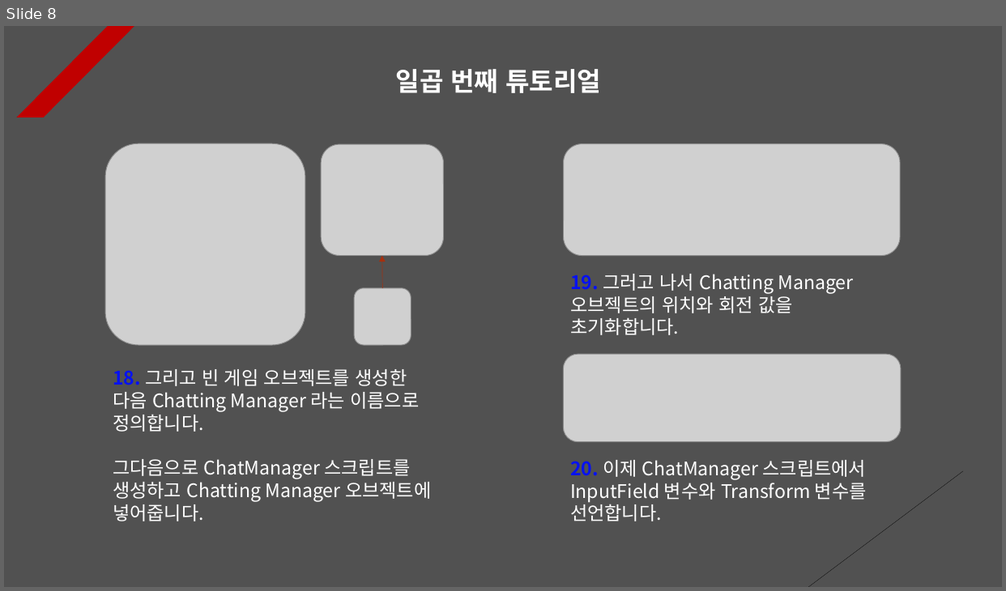
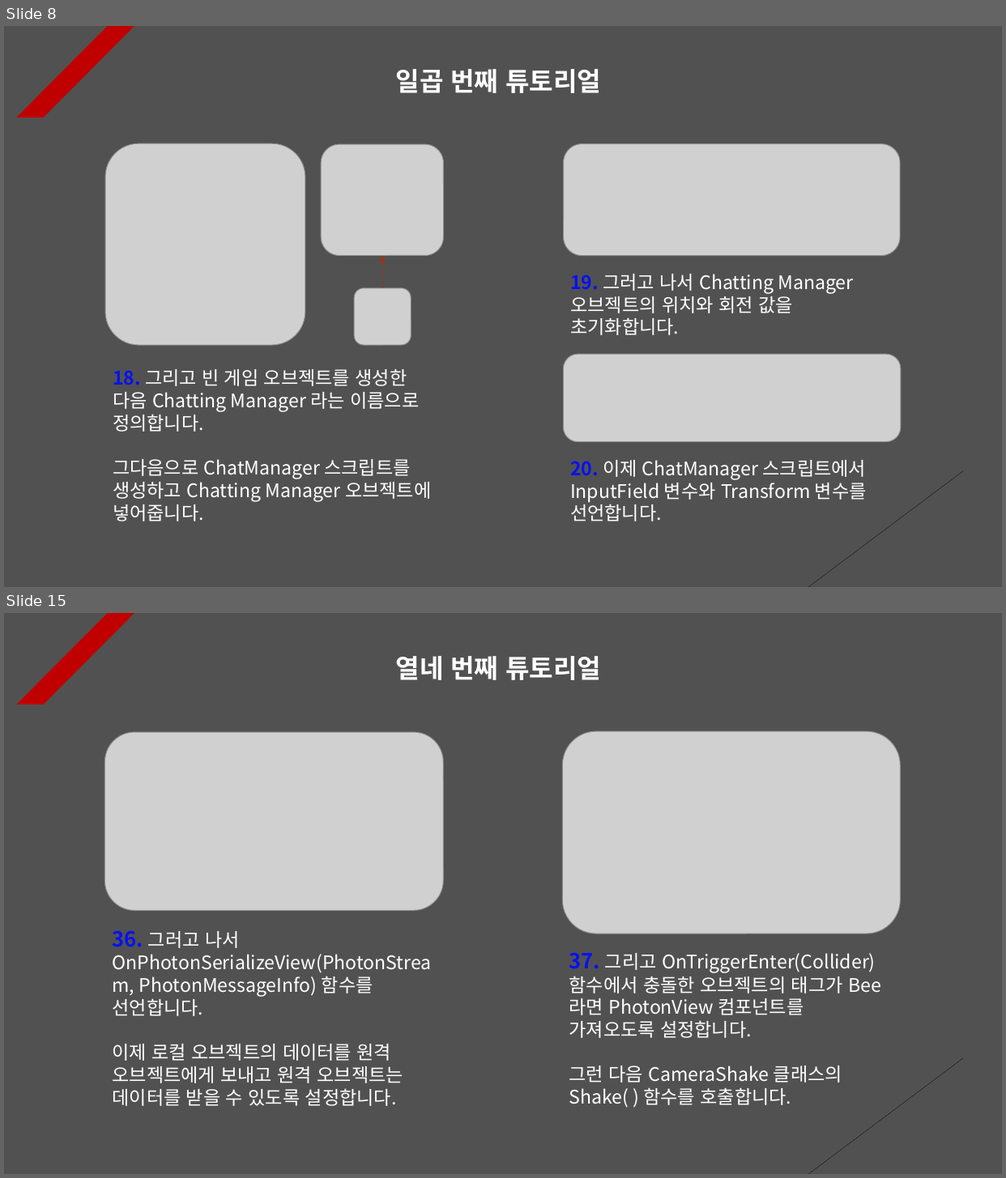
Before and after one commit to Unity2033/3D-UnityEngine, a slide deck: Assets/Class/Photon Server/PPT Data/Photon RPC.pptx. Shown one above the other, each under a label of ours: slide 8 before the commit, slides 8 and 15 after it; the slides between them are not shown. The pictures are 1006x591 and 1006x1178 pixels, drawn with LibreOffice and Linux fonts; fonts in the diff are those of the drawing; grey boxes stand for pictures. Boxes give left, top, right and bottom in pixels: in the first picture for what was removed or moved away, otherwise in the second. Text is boxed around its words. In the diff, an @@ line names an element or a change of style, - is before the commit and + after.

Commit message:
Photon Server Renewal
- Photon PPT Data Update

- Added mouse lock function and
  disable function

- Photon communication cycle
  setting

- Solving the problem of exceeding
  string by specifying how many times
  text can be entered

```diff
--- a/Assets/Class/Photon Server/PPT Data/Photon RPC.pptx
+++ b/Assets/Class/Photon Server/PPT Data/Photon RPC.pptx
@@ slide 15 added at bbox=[4, 613, 1002, 1174], background #515151; not listed: 2 template elements that a slide beside it also shows @@
@@ text added at bbox=[396, 656, 601, 680], 25 pt, text #FFFFFF, bold @@
+열네 번째 튜토리얼
@@ picture added at bbox=[105, 732, 444, 910] @@
@@ picture added at bbox=[562, 731, 900, 934] @@
@@ text added at bbox=[113, 931, 432, 1106], 18 pt, text #FFFFFF @@
+36. 그러고 나서 OnPhotonSerializeView(PhotonStream, PhotonMessageInfo) 함수를 선언합니다.
+이제 로컬 오브젝트의 데이터를 원격 오브젝트에게 보내고 원격 오브젝트는 데이터를 받을 수 있도록 설정합니다.
@@ text added at bbox=[569, 952, 876, 1108], 18 pt, text #FFFFFF @@
+37. 그리고 OnTriggerEnter(Collider) 함수에서 충돌한 오브젝트의 태그가 Bee라면 PhotonView 컴포넌트를 가져오도록 설정합니다.
+그런 다음 CameraShake 클래스의 Shake( ) 함수를 호출합니다.
```
Also in this commit, not shown: 2 slides changed, 6 other slides added, 32 other files.
